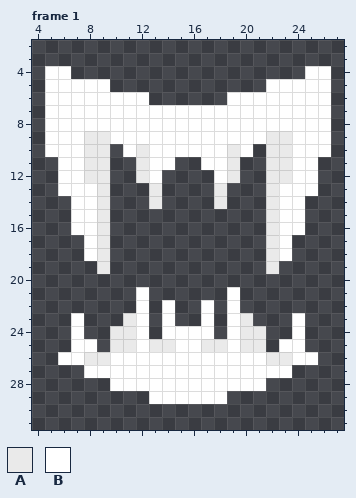
Two states of a pixel-art file, Aseprite/Bite.aseprite. The picture above is the old version.
32x32 pixels, 2 frames. Shown: frame 1: x 4..27, y 2..31. The commit also changed other frames, which this record leaves out.
Palette (. is transparent): A #eaeaea  B #ffffff
Pixels before, frame 1, first column x 5:
 4 BB..................BB
 5 BBBBB............BBBBB
 6 BBBBBBBB......BBBBBBBB
 7 BBBBBBBBBBBBBBBBBBBBBB
 8 BBBBBBBBBBBBBBBBBBBBBB
 9 BBBAABBBBBBBBBBBBAABBB
10 BBBAA.BABBBBBBAB.AABBB
11 .BBAA..ABB..BBA..AABB.
12 .BBAA..AB....BA..AABB.
13 .BBBA...A....A...ABBB.
14 ..BBA...A....A...ABB..
15 ..BBA............ABB..
16 ..BBA............ABB..
17 ...BA............AB...
18 ...BA............AB...
19 ....A............A....
20 ......................
21 .......B......B.......
22 .......B.B..B.B.......
23 ..B...AB.B..B.BA...B..
24 ..B..AAB.BBBB.BAA..B..
25 ..BB.AABAABBAABAA.BB..
26 .BBAABBBBBBBBBBBBAABB.
27 ...BBBBBBBBBBBBBBBB...
28 .....BBBBBBBBBBBB.....
29 ........BBBBBB........
Now the later version:
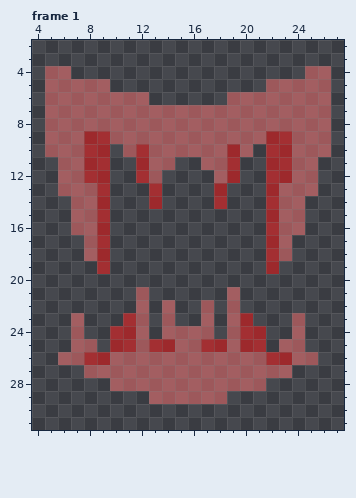
Diff:
layer "레이어 1" opacity 100% -> 50%
colour A: #eaeaea -> #ff161680
colour B: #ffffff -> #ff737380
